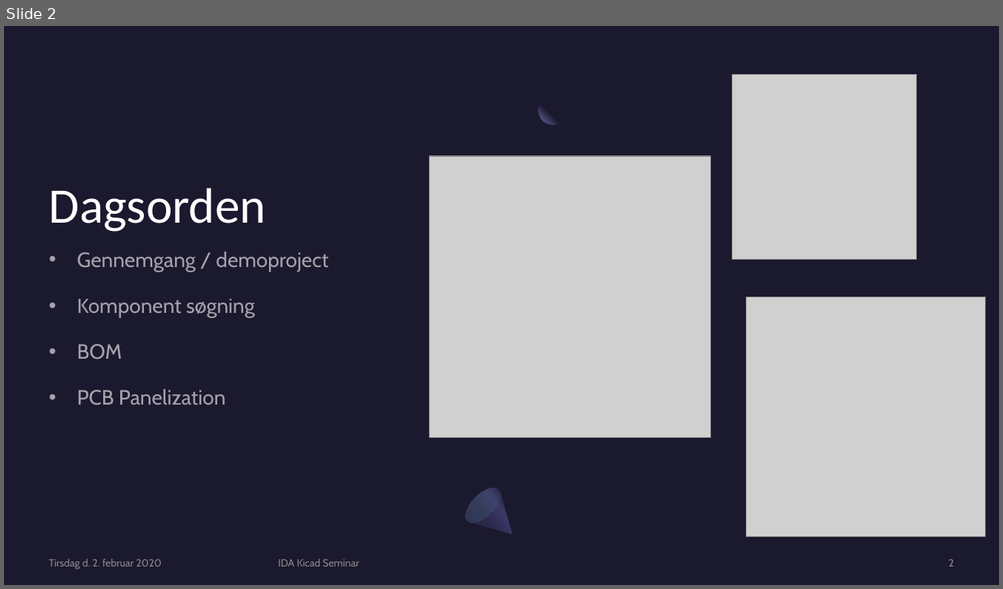
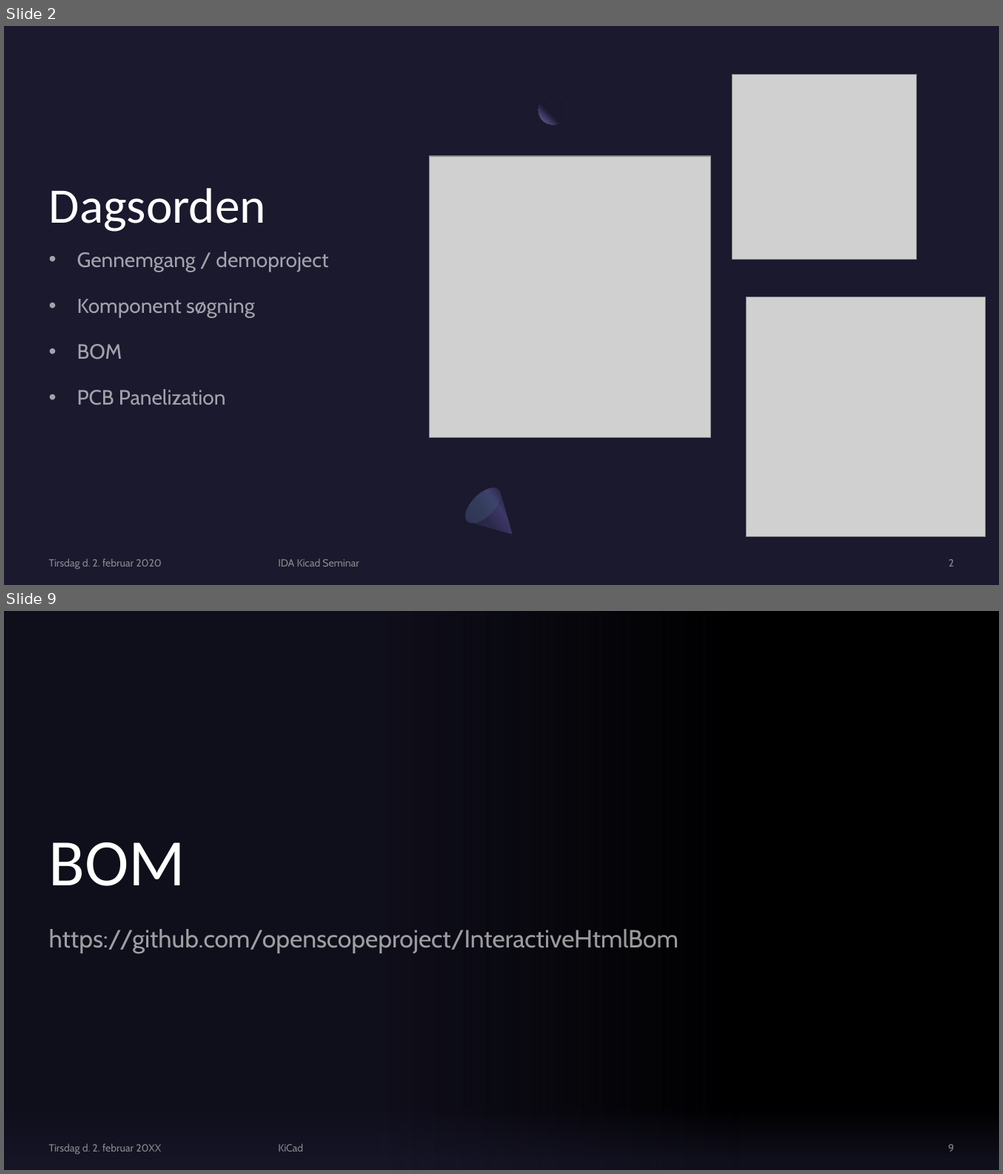
Before and after one commit to IDASeminar/KicadVsOrcad, a slide deck: Kicad 6.pptx. Shown one above the other, each under a label of ours: slide 2 before the commit, slides 2 and 9 after it; the slides between them are not shown. The pictures are 1003x589 and 1003x1174 pixels, drawn with LibreOffice and Linux fonts; fonts in the diff are those of the drawing; grey boxes stand for pictures; background and template pictures are left out. Boxes give left, top, right and bottom in pixels: in the first picture for what was removed or moved away, otherwise in the second. Text is boxed around its words. In the diff, an @@ line names an element or a change of style, - is before the commit and + after.

```diff
--- a/Kicad 6.pptx
+++ b/Kicad 6.pptx
@@ slide 9 added at <box>4,611,999,1170</box>, background picture (left out) @@
@@ rectangle added at <box>4,611,738,1170</box>, fill gradient #1B192E @@
@@ title added at <box>49,843,186,886</box>, 64 pt, text #FFFFFF @@
+BOM
@@ subtitle added at <box>49,929,678,954</box>, 24 pt, text #FFFFFF at 60% opacity @@
+https://github.com/openscopeproject/InteractiveHtmlBom
@@ rectangle added at <box>4,1082,999,1170</box>, fill gradient #1B192E @@
@@ text added at <box>49,1144,161,1155</box>, 10 pt, text #A6A6A6 at 80% opacity @@
+Tirsdag d. 2. februar 20XX
@@ text added at <box>278,1144,303,1152</box>, 10 pt, text #A6A6A6 at 80% opacity @@
+KiCad
@@ page number added at <box>948,1145,953,1152</box>, 10 pt, text #A6A6A6 at 80% opacity @@
+9
```
Also in this commit, not shown: 3 slides changed, 5 other slides added, 28 other files.
